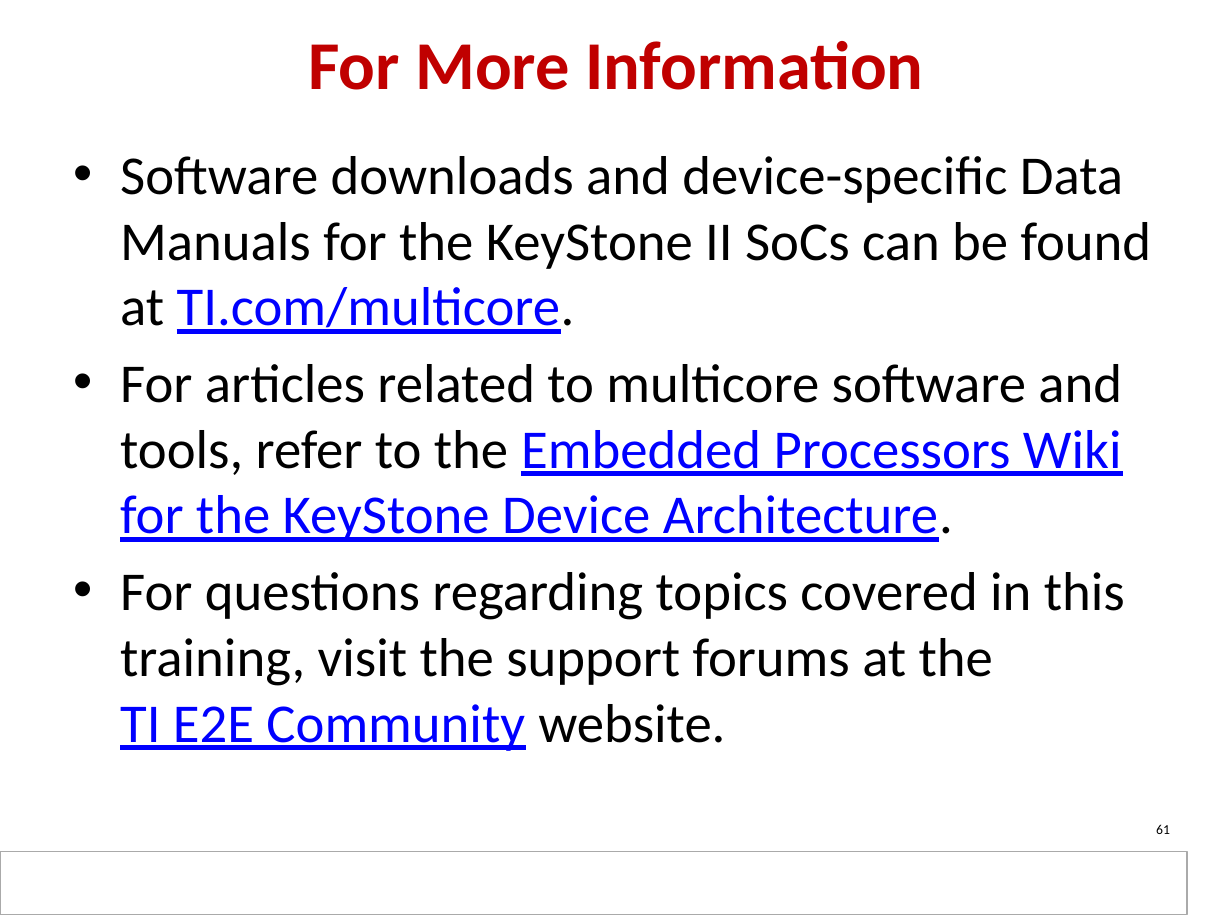
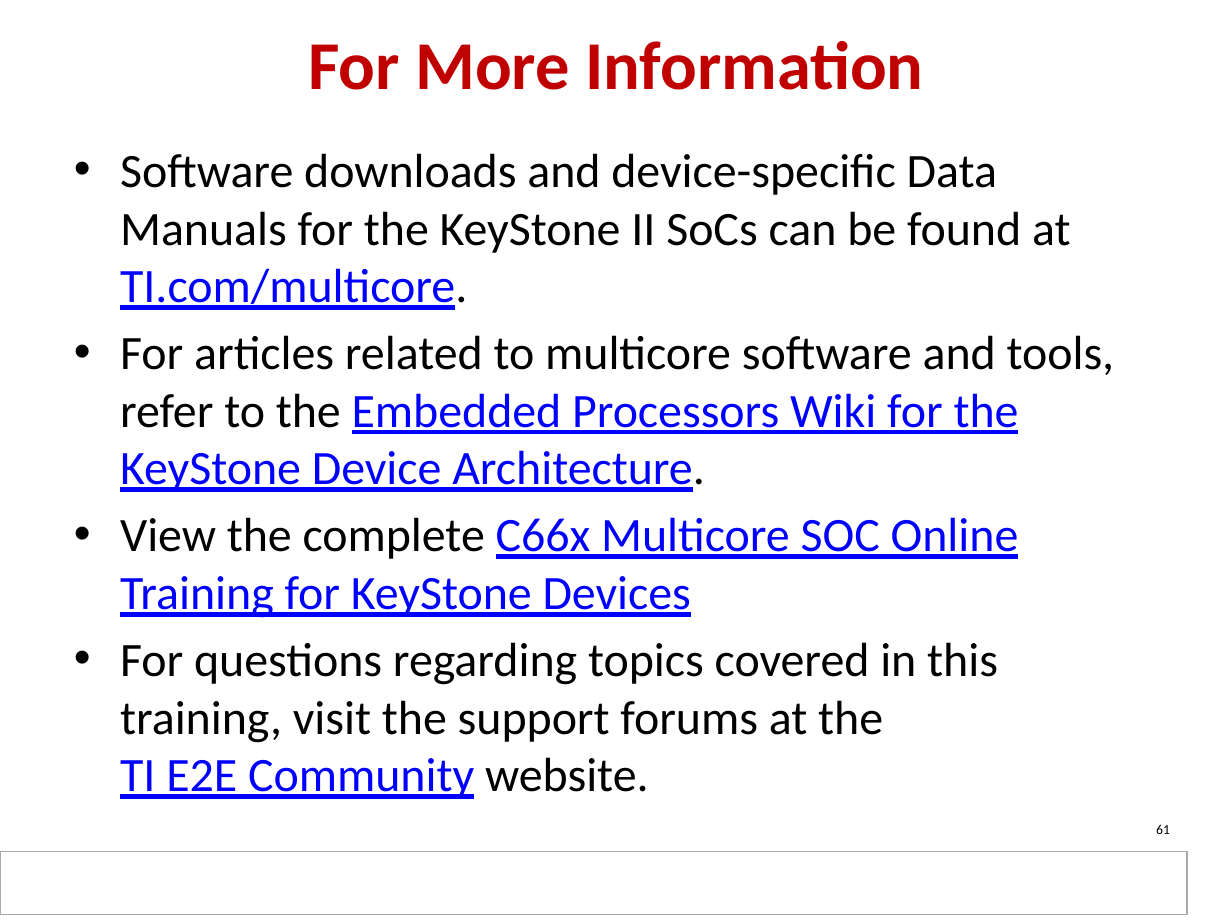
Before and after one commit to hari1989/keystone-workshop, a slide deck: slide 61 of slides/KeyStone Software.pptx. Drawn at 1232x924 pixels with LibreOffice and Linux fonts; fonts in the diff are those of the drawing; background and template pictures are left out. Boxes give left, top, right and bottom in pixels: in the first picture for what was removed or moved away, otherwise in the second. Text is boxed around its words. In the diff, an @@ line names an element or a change of style, - is before the commit and + after.

Commit message:
Minor edits RJH

```diff
--- a/slides/KeyStone Software.pptx
+++ b/slides/KeyStone Software.pptx
@@ text at box(120, 153, 1115, 799): size 32 to 28 pt in "Software downloads and device-specific Data Manuals for ...", "For articles related to multicore software and ...", "For questions regarding topics covered in this ..." @@
@@ text at box(120, 517, 1019, 618): paragraph added @@
+• View the complete C66x Multicore SOC Online Training for KeyStone Devices
```
Also in this commit, not shown: 2 other slides changed.
